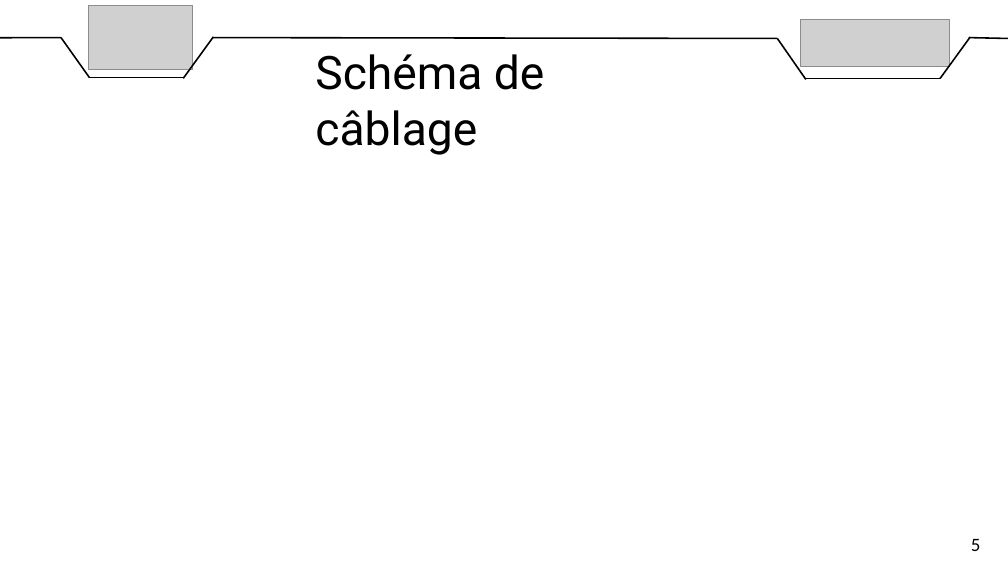
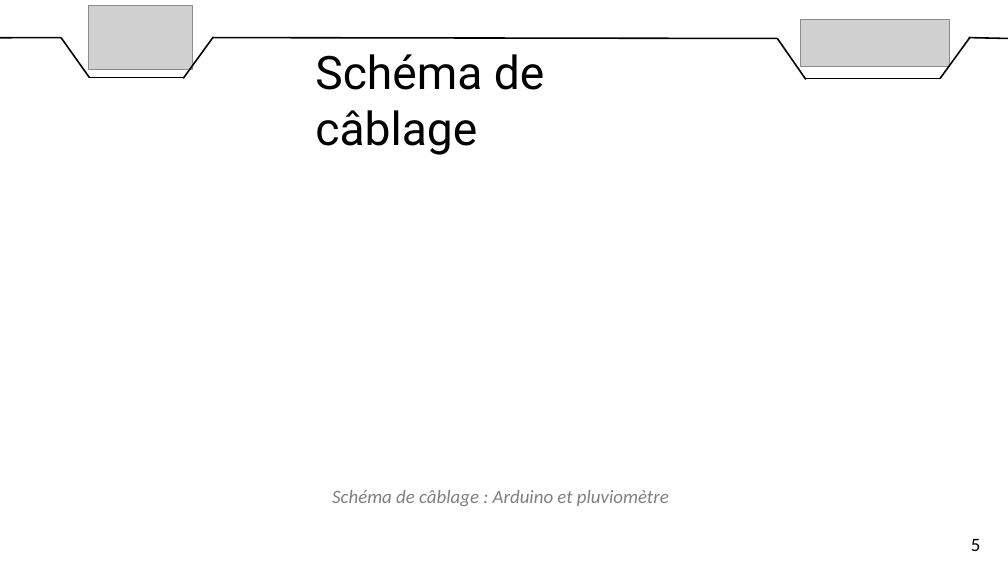
Before and after one commit to DylanChe/SupervisionSerre, a slide deck: slide 7 of oral_projet/revue_3/diaporama_revue_3_dylan.pptx. Drawn at 1008x567 pixels with LibreOffice and Linux fonts; fonts in the diff are those of the drawing; grey boxes stand for pictures; background and template pictures are left out. Boxes give left, top, right and bottom in pixels: in the first picture for what was removed or moved away, otherwise in the second. Text is boxed around its words. In the diff, an @@ line names an element or a change of style, - is before the commit and + after.

```diff
--- a/oral_projet/revue_3/diaporama_revue_3_dylan.pptx
+++ b/oral_projet/revue_3/diaporama_revue_3_dylan.pptx
@@ text added at (x1=332, y1=490, x2=669, y2=506), 18 pt, text #808080, italic @@
+Schéma de câblage : Arduino et pluviomètre
```
Also in this commit, not shown: 1 other slide changed, 2 slides added, 2 other files.
